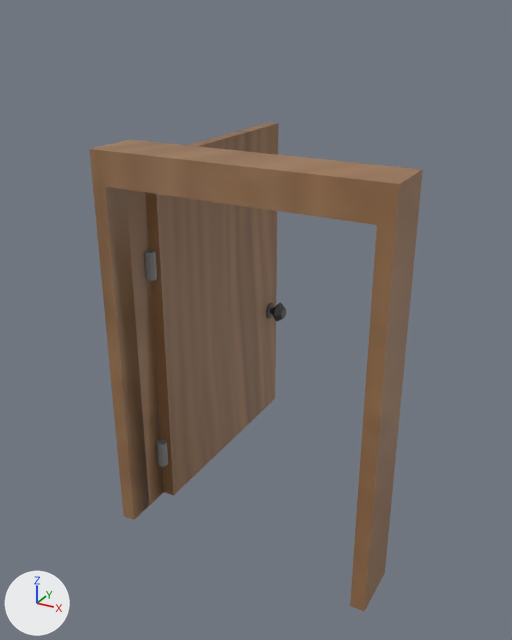
The FBX model Assets/Art/PANDANIN/ev parçaları/iç kapılar yeni.fbx, before and after one commit.
One viewpoint serves both versions: a 50 mm lens placed at (1.39, -2.41, 1.23), pointed at (0.1, -0.05, 0.04). Arrows for +X, +Y and +Z are at lower left; the lights stay in place. The picture after the commit comes second. Where no turn or scale is listed for an object, it has been applied to the vertices.

Before the edit, the objects in view are built like this:
```python
me_plane_080 = bpy.data.meshes.new('Plane.080')
me_plane_080.from_pydata(...)  # 200 vertices, 157 faces; spans x -0.167..0.859, y -0.697..0.403, z -0.596..0.824
me_plane_080.materials.append(mat_material_009)  # picture img_190db1ae_5f4c_4f29_8837_facd363e88df_png
ob_plane_006 = bpy.data.objects.new('Plane.006', me_plane_080)
ob_plane_006.location = (0.0, 0.0, 0.0)
```
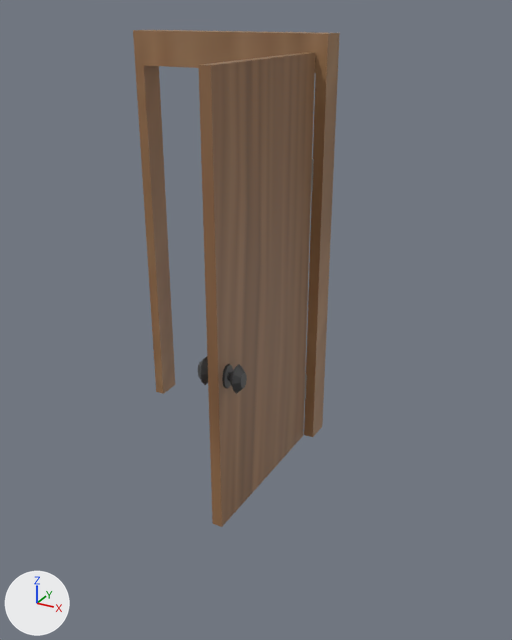
Commit message: son model düzeltmeleri ve yeni modeller

Boxes (x1, y1, x2, y2) around the edits, measured in the pictures (512 x 640 px; the box of a moved part takes in the faces that stretch with it):
'Plane.006', reshaped (38% narrower): before (89, 123, 423, 612); after (133, 30, 340, 527)
part 1 of me_plane_080, moved or reshaped: before (156, 439, 168, 466); after (304, 372, 307, 400)
part 2 of me_plane_080, moved or reshaped: before (144, 250, 157, 281); after (311, 158, 314, 191)
part 3 of me_plane_080, moved or reshaped: before (266, 302, 286, 322); after (198, 357, 208, 385)
part 4 of me_plane_080, moved or reshaped (not visible before): after (222, 364, 247, 394)
part 5 of me_plane_080, moved or reshaped: before (89, 139, 423, 612); after (133, 30, 340, 437)
part 6 of me_plane_080, moved or reshaped: before (145, 123, 279, 496); after (198, 52, 315, 527)

What the commit changed:
me_plane_080 is used by ob_plane_006; location (0.0, 0.0, 0.0).
me_plane_080 had 200 vertices, 157 faces and spanned x -0.167..0.859, y -0.697..0.403, z -0.596..0.824.
me_plane_080 now has 200 vertices, 157 faces and spans x -0.859..0.167, y -0.343..0.602, z -0.817..1.13.
me_plane_080 part 1: the loose piece of 20 vertices spanning x -0.094..-0.053, y -0.535..-0.492, z -0.439..-0.337 is scaled about its middle by (-1, -0.907, 1.37), then moved by (0.146, 0.999, -0.144).
me_plane_080 part 2: the loose piece of 20 vertices spanning x -0.094..-0.053, y -0.535..-0.492, z 0.346..0.448 is scaled about its middle by (-1, -0.907, 1.37), then moved by (0.146, 0.999, 0.148).
me_plane_080 part 3: the loose piece of 60 vertices spanning x -0.051..0.033, y 0.287..0.38, z -0.126..-0.037 is scaled about its middle by (-1, -0.907, 1.37), then moved by (0.018, -0.614, -0.03).
me_plane_080 part 4: the loose piece of 60 vertices spanning x -0.167..-0.083, y 0.287..0.38, z -0.126..-0.037 is scaled about its middle by (-1, -0.907, 1.37), then moved by (0.25, -0.614, -0.03).
me_plane_080 part 5: the loose piece of 32 vertices spanning x -0.141..0.859, y -0.697..-0.497, z -0.596..0.824 is multiplied about its middle by the matrix ((-1.0, 0.0, 0.0), (0.0, -0.605, 0.0), (0.0, 0.0, 1.371)), then moved by (-0.719, 1.139, 0.043).
Part 6, on me_plane_080:
Vertex 192 of me_plane_080 moves from (-0.089, -0.497, 0.77) to (0.089, 0.474, 1.056) at pixel (315, 52).
Vertex 193 of me_plane_080 moves from (-0.089, -0.497, -0.596) at pixel (164, 492) to (0.089, 0.474, -0.817) at pixel (303, 435).
Vertex 194 of me_plane_080 moves from (-0.089, 0.403, -0.596) to (0.089, -0.343, -0.817) at pixel (221, 527).
Vertex 195 of me_plane_080 moves from (-0.089, 0.403, 0.77) at pixel (268, 122) to (0.089, -0.343, 1.056) at pixel (210, 65).
Vertex 196 of me_plane_080 moves from (-0.042, -0.497, -0.596) at pixel (173, 495) to (0.042, 0.474, -0.817).
Vertex 197 of me_plane_080 moves from (-0.042, -0.497, 0.77) to (0.042, 0.474, 1.056) at pixel (305, 52).
Vertex 198 of me_plane_080 moves from (-0.042, 0.403, -0.596) at pixel (275, 398) to (0.042, -0.343, -0.817) at pixel (212, 523).
Vertex 199 of me_plane_080 moves from (-0.042, 0.403, 0.77) at pixel (278, 123) to (0.042, -0.343, 1.056) at pixel (198, 64).
